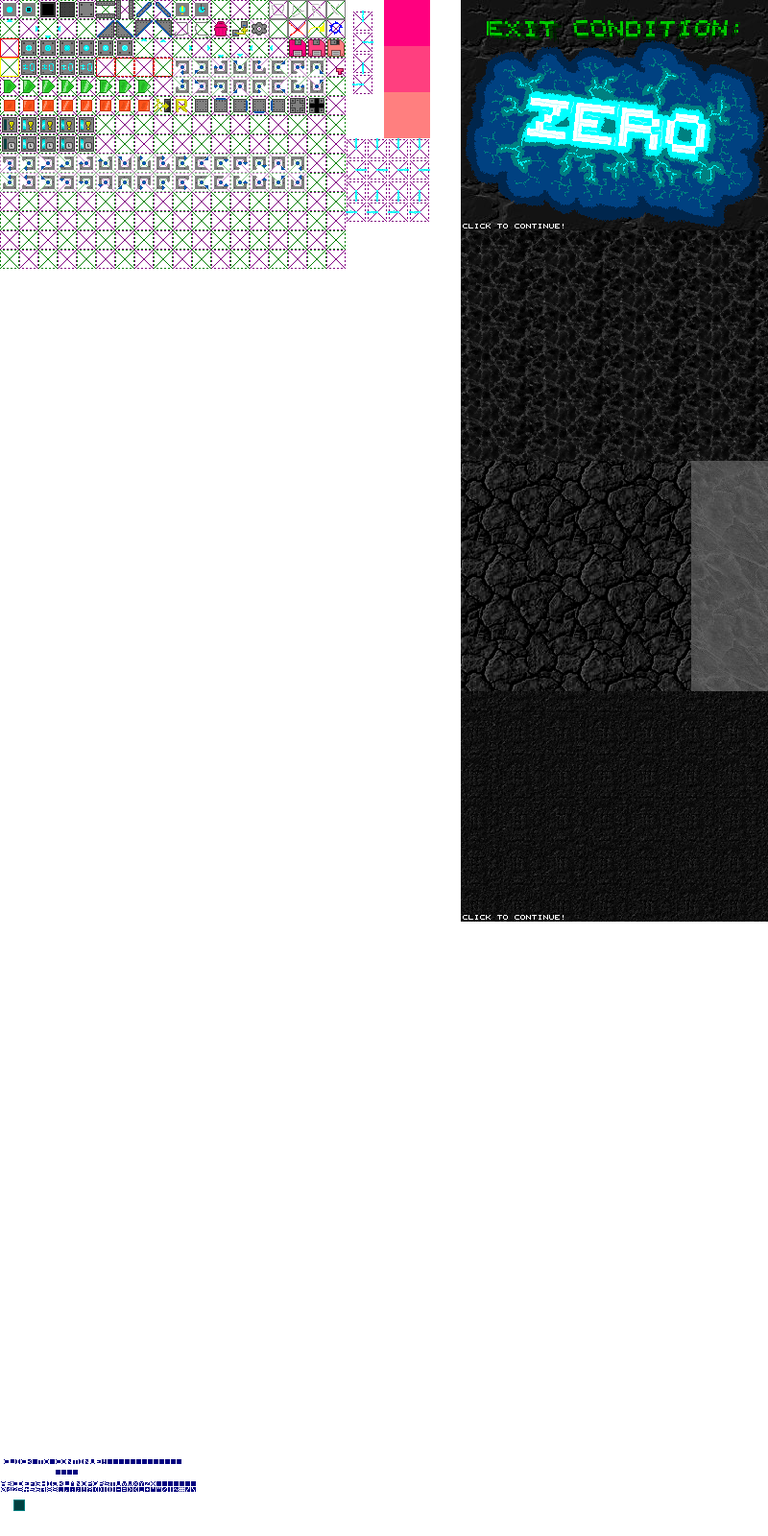
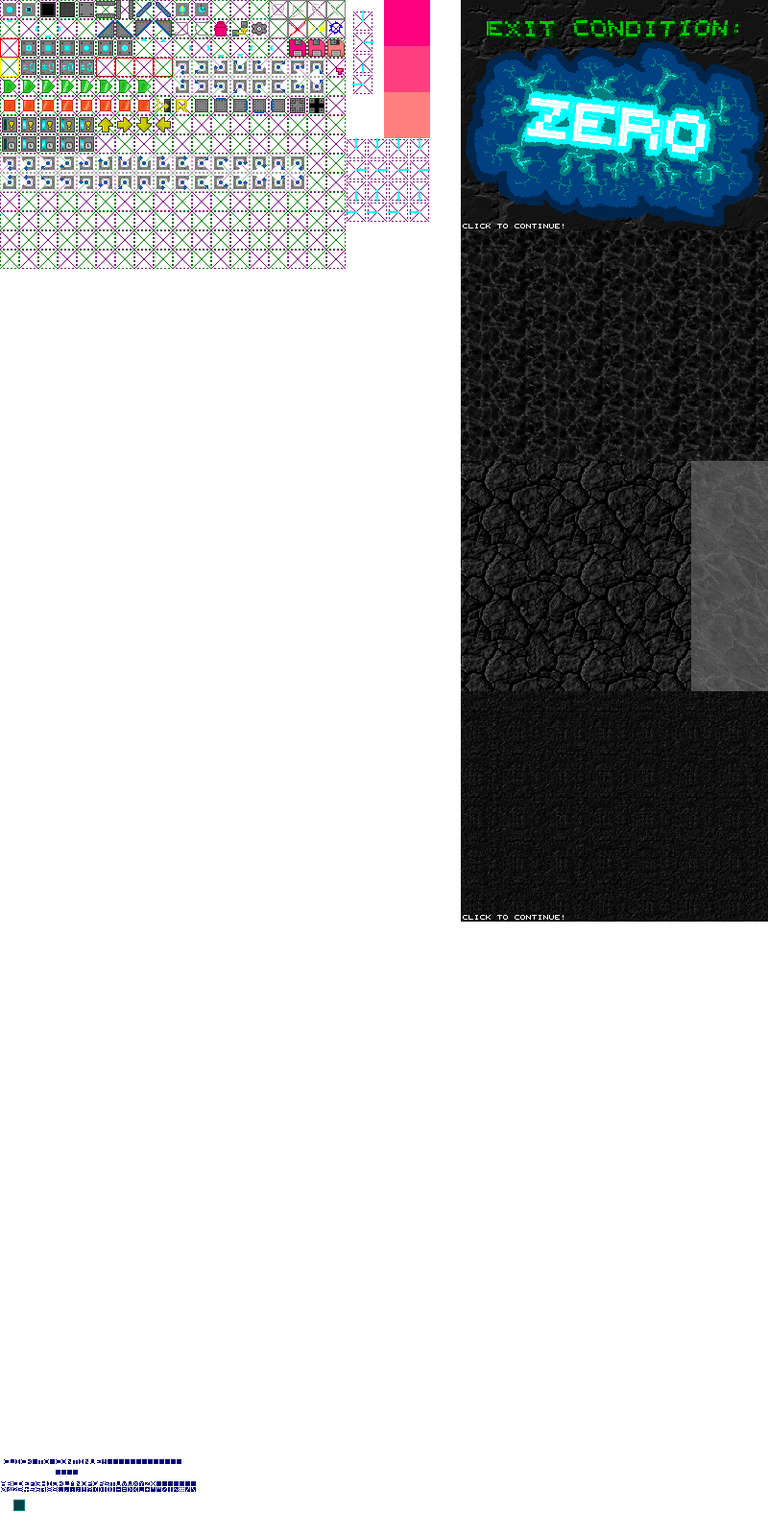
Two versions of the same layered image (768px x 1536px). Layer-by-layer changes:
painted on "stuff" over left=97, top=117, right=171, bottom=133
